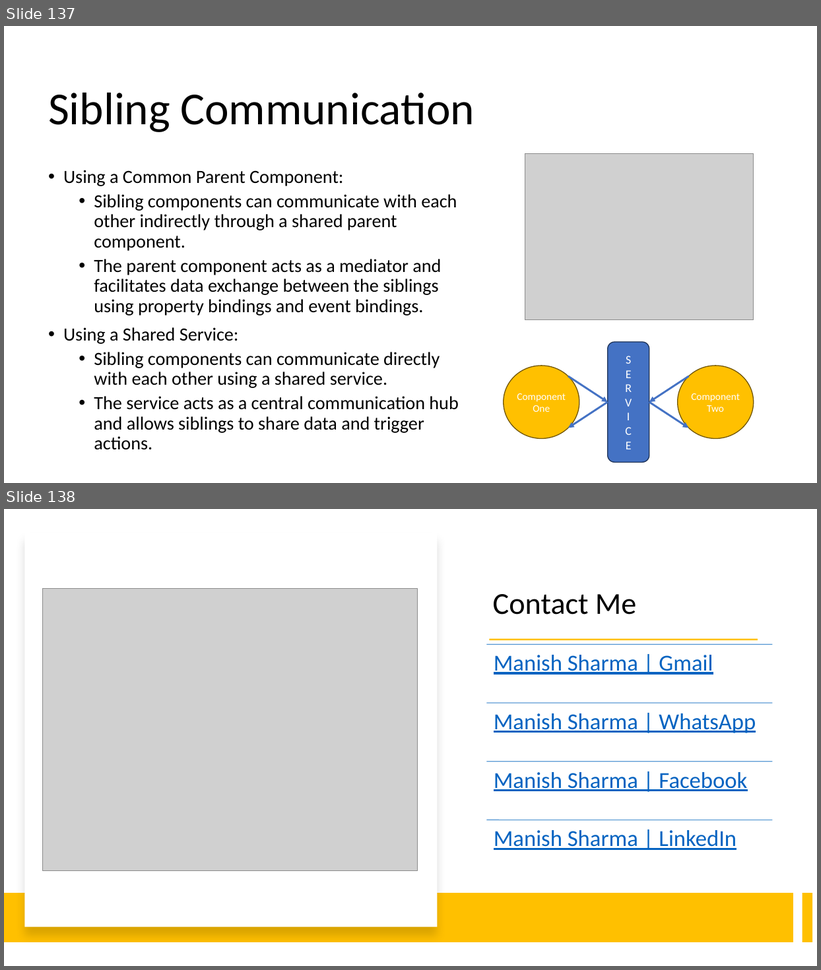
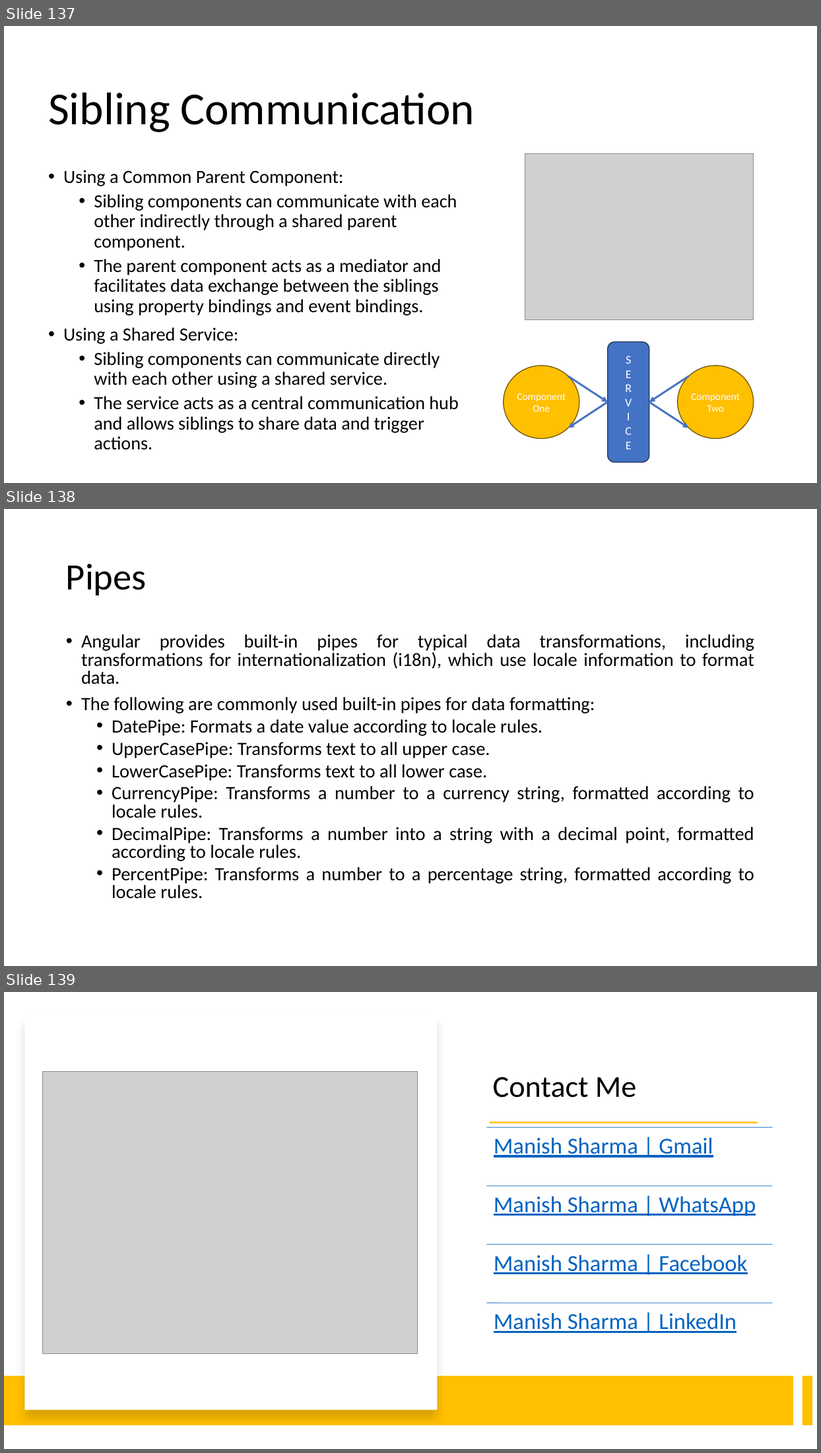
Before and after one commit to explore-with-manish/BFL_Byte_Jul23, a slide deck: Ng-Byte.pptx. Shown one above the other, each under a label of ours: slides 137 and 138 before the commit, slides 137, 138 and 139 after it. The pictures are 821x970 and 821x1453 pixels, drawn with LibreOffice and Linux fonts; fonts in the diff are those of the drawing; grey boxes stand for pictures. Boxes give left, top, right and bottom in pixels: in the first picture for what was removed or moved away, otherwise in the second. Text is boxed around its words. In the diff, an @@ line names an element or a change of style, - is before the commit and + after.

```diff
--- a/Ng-Byte.pptx
+++ b/Ng-Byte.pptx
@@ slide 138 added at [4, 509, 817, 966], background #FFFFFF @@
@@ title added at [66, 564, 147, 595], 44 pt, text #000000 @@
+Pipes
@@ text added at [81, 634, 754, 899], 22.2 pt, text #000000 @@
+• Angular provides built-in pipes for typical data transformations, including transformations for internationalization (i18n), which use locale information to format data.
+• The following are commonly used built-in pipes for data formatting:
+  • DatePipe: Formats a date value according to locale rules.
+  • UpperCasePipe: Transforms text to all upper case.
+  • LowerCasePipe: Transforms text to all lower case.
+  • CurrencyPipe: Transforms a number to a currency string, formatted according to locale rules.
+  • DecimalPipe: Transforms a number into a string with a decimal point, formatted according to locale rules.
+  • PercentPipe: Transforms a number to a percentage string, formatted according to locale rules.
@@ what was slide 138 is now slide 139 @@
```
Also in this commit, not shown: 22 other files.
